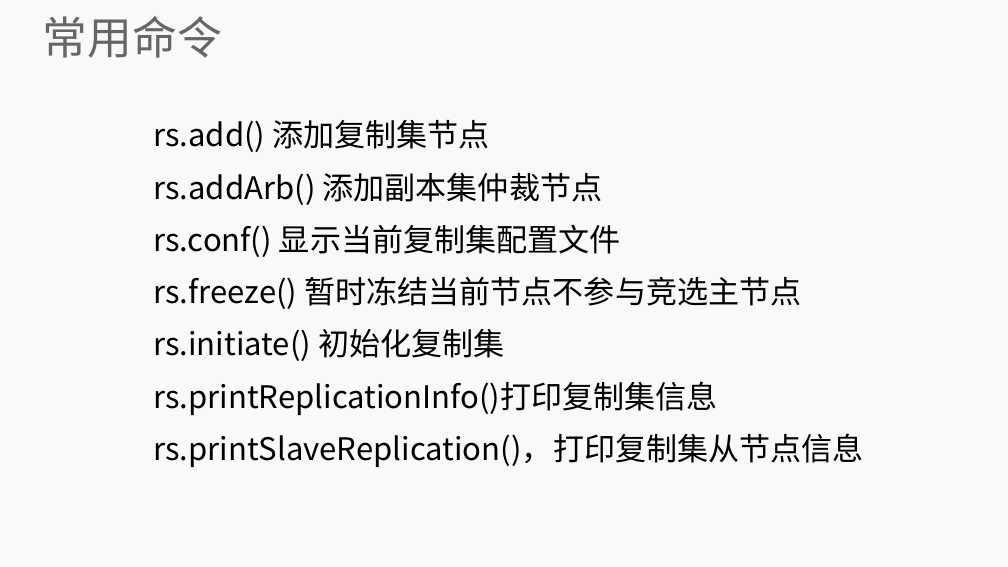
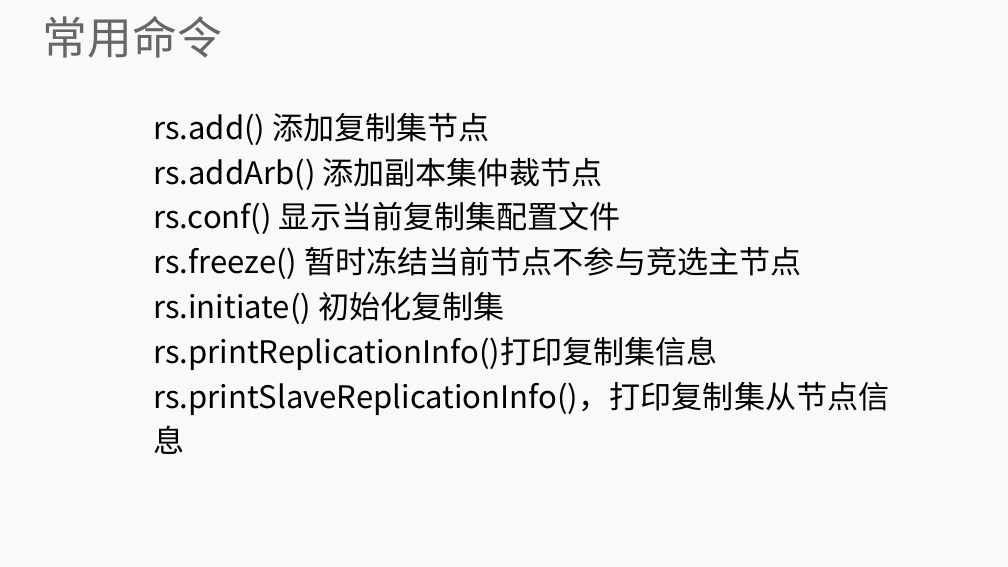
Before and after one commit to lihuanzhen2016/no-sql, a slide deck: slide 35 of PPT/12 MongoDB 复制集.pptx. Drawn at 1008x567 pixels with LibreOffice and Linux fonts; fonts in the diff are those of the drawing; background and template pictures are left out. Boxes give left, top, right and bottom in pixels: in the first picture for what was removed or moved away, otherwise in the second. Text is boxed around its words. In the diff, an @@ line names an element or a change of style, - is before the commit and + after.

```diff
--- a/PPT/12 MongoDB 复制集.pptx
+++ b/PPT/12 MongoDB 复制集.pptx
@@ subtitle at [153, 113, 801, 370]: line spacing 1.4 to 1.2 @@
@@ subtitle at [153, 382, 889, 454]: text changed @@
-rs.printSlaveReplication()，打印复制集从节点信息
+rs.printSlaveReplicationInfo()，打印复制集从节点信息
```
Also in this commit, not shown: 1 slide added, 1 other file.
